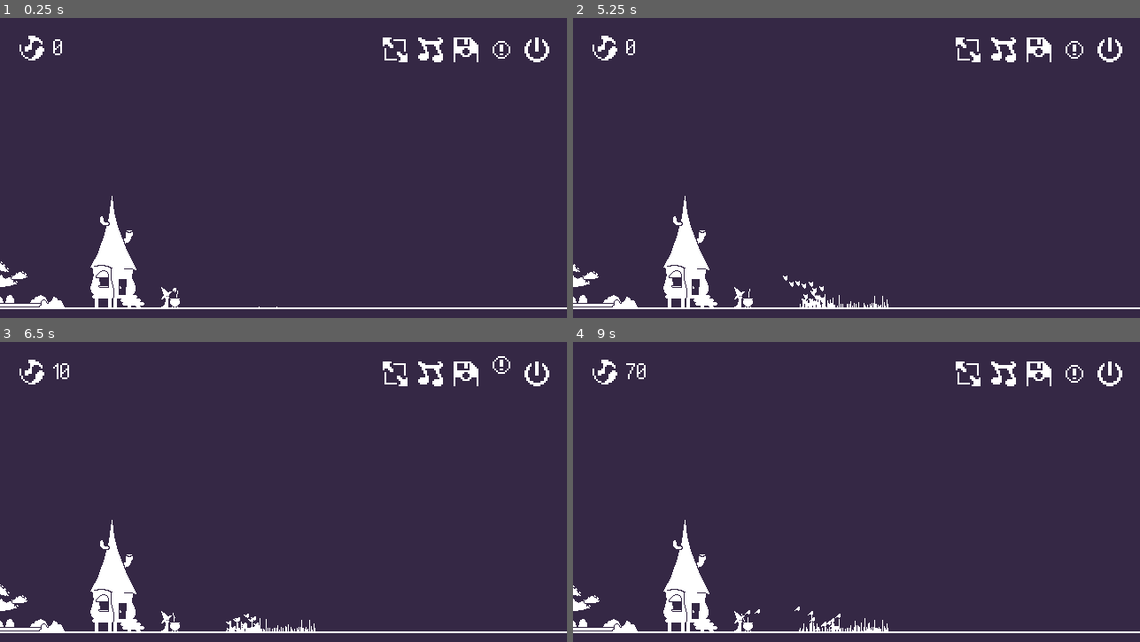
Above: before the commit, frames 1-4 (two rows, left to right).
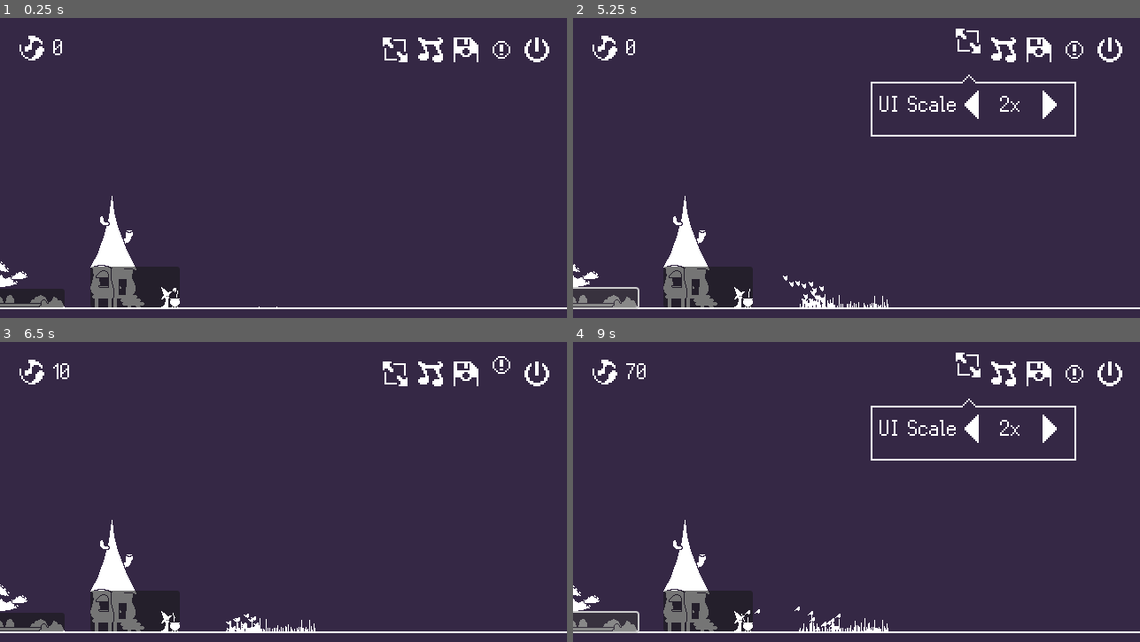
Above: after the commit, the same moments.

Repository: nicokumike/MajoKara
Game: Godot game, scene res://main.tscn
Same seed, same stepped clock (60 frames per second), same inputs: the game is played once before the commit and once after it.
Inputs (mouse positions are in pixels of both pictures, inside the frame that each line leads up to):
- Up to frame 1 (0.25 s): no input
- Up to frame 2 (5.25 s): click (590, 297) at 0.52 s; click (969, 51) at 1.25 s; click (1071, 51) at 2 s; click (969, 51) at 2.75 s; click (981, 105) at 3.5 s; click (1088, 60) at 4.25 s; click (590, 297) at 5.02 s
- Up to frame 3 (6.5 s): click (498, 375) at 5.75 s
- Up to frame 4 (9 s): click (969, 375) at 6.5 s; click (981, 429) at 7.25 s; click (1088, 384) at 8 s; click (590, 621) at 8.77 s

The runs differ from the first frame. In frame 1, 2.7% of the frame differs, in the area x 0-32%, y 82-97%; in frame 2, 3.7%, in the area x 0-89%, y 3-98%; in frame 3, 2.7%; in frame 4, 3.7%.

Commit message:
shop box beginnings

Diff:
--- a/Entities/Environment/ground.gd
+++ b/Entities/Environment/ground.gd
@@ -22,3 +22,16 @@
 	SignalBus.ground_position.y = position.y
 	GlobalSettings.cauldron_location = cauldron.global_position
 	print(position.y)
+
+
+func _on_plants_house_button_mouse_entered():
+	pass # Replace with function body.
+
+func _on_witch_house_button_mouse_entered():
+	pass # Replace with function body.
+
+func _on_fairy_pond_button_mouse_entered():
+	pass # Replace with function body.
+
+func _on_ojamajo_birth_button_mouse_entered():
+	pass # Replace with function body.
--- a/Entities/Environment/ground.tscn
+++ b/Entities/Environment/ground.tscn
@@ -154,10 +154,22 @@
 position = Vector2(-142, -65)
 texture = ExtResource("7_6rse7")
 
+[node name="PlantsHouseButton" type="Button" parent="Plantshouse"]
+offset_left = -64.0
+offset_top = -1.0
+offset_right = 63.0
+offset_bottom = 64.0
+
 [node name="WitchHouseTest" type="Sprite2D" parent="."]
 position = Vector2(134, -65)
 texture = ExtResource("3_d6xj7")
 hframes = 20
+
+[node name="WitchHouseButton" type="Button" parent="WitchHouseTest"]
+offset_left = -32.0
+offset_top = 18.0
+offset_right = 69.0
+offset_bottom = 64.0
 
 [node name="Cauldron" type="Sprite2D" parent="."]
 position = Vector2(198, -19)
@@ -287,8 +299,24 @@
 position = Vector2(-19, -8)
 texture = ExtResource("11_begxa")
 
-[node name="Ojamajobirth" type="Sprite2D" parent="."]
+[node name="FairyPondButton" type="Button" parent="Fairypond"]
+offset_left = -52.0
+offset_top = 11.0
+offset_right = 61.0
+offset_bottom = 32.0
+
+[node name="OjamajoBirth" type="Sprite2D" parent="."]
 position = Vector2(-309, -65)
 texture = ExtResource("13_begxa")
 
+[node name="OjamajoBirthButton" type="Button" parent="OjamajoBirth"]
+offset_left = -63.0
+offset_top = -64.0
+offset_right = 64.0
+offset_bottom = 64.0
+
+[connection signal="mouse_entered" from="Plantshouse/PlantsHouseButton" to="." method="_on_plants_house_button_mouse_entered"]
+[connection signal="mouse_entered" from="WitchHouseTest/WitchHouseButton" to="." method="_on_witch_house_button_mouse_entered"]
 [connection signal="timeout" from="Forest/Timer" to="Forest/Planter" method="_on_timer_timeout"]
+[connection signal="mouse_entered" from="Fairypond/FairyPondButton" to="." method="_on_fairy_pond_button_mouse_entered"]
+[connection signal="mouse_entered" from="OjamajoBirth/OjamajoBirthButton" to="." method="_on_ojamajo_birth_button_mouse_entered"]
--- /dev/null
+++ b/Globals/ShopInformation.gd
@@ -0,0 +1,30 @@
+extends Node
+
+var maho = load("res://Assets/UI/MagicSymbol.png")
+
+var fairypond = [
+	{
+		"name": "Birth Fairy",
+		"amount": 0,
+		"type": maho,
+		"cost": 0
+	},
+	{
+		"name": "Increase Flight Speed",
+		"amount": 0,
+		"type": maho,
+		"cost": 20
+	},
+	{
+		"name": "Increase Carrying Capacity",
+		"amount": 0,
+		"type": maho,
+		"cost": 10
+	},
+	{
+		"name": "Increase Harvest Speed",
+		"amount": 0,
+		"type": maho,
+		"cost": 30
+	}
+]
--- a/UI/shop_box.gd
+++ b/UI/shop_box.gd
@@ -4,6 +4,13 @@
 @onready var v_box_container = $NinePatchRect/MarginContainer/VBoxContainer
 @onready var shop_name = $NinePatchRect/MarginContainer/VBoxContainer/ShopName
 
+var amount_of_buttons : int
+
+func _set_buy_options():
+	for item in ShopInformation.fairypond:
+		pass
+
+
 func _ready():
 	self.size = margin_container.size
 	self.custom_minimum_size = margin_container.size
--- a/UI/shop_box.tscn
+++ b/UI/shop_box.tscn
@@ -8,6 +8,16 @@
 layout_mode = 3
 anchors_preset = 0
 script = ExtResource("1_d6gws")
+
+[node name="ColorRect" type="ColorRect" parent="."]
+layout_mode = 1
+anchors_preset = 15
+anchor_right = 1.0
+anchor_bottom = 1.0
+grow_horizontal = 2
+grow_vertical = 2
+mouse_filter = 2
+color = Color(0.207843, 0.156863, 0.270588, 1)
 
 [node name="NinePatchRect" type="NinePatchRect" parent="."]
 layout_mode = 1
--- a/project.godot
+++ b/project.godot
@@ -19,6 +19,7 @@
 
 GlobalSettings="*res://Globals/GlobalSettings.gd"
 SignalBus="*res://Globals/SignalBus.gd"
+ShopInformation="*res://Globals/ShopInformation.gd"
 
 [display]
 
Not shown, added: Globals/ShopInformation.gd.uid
